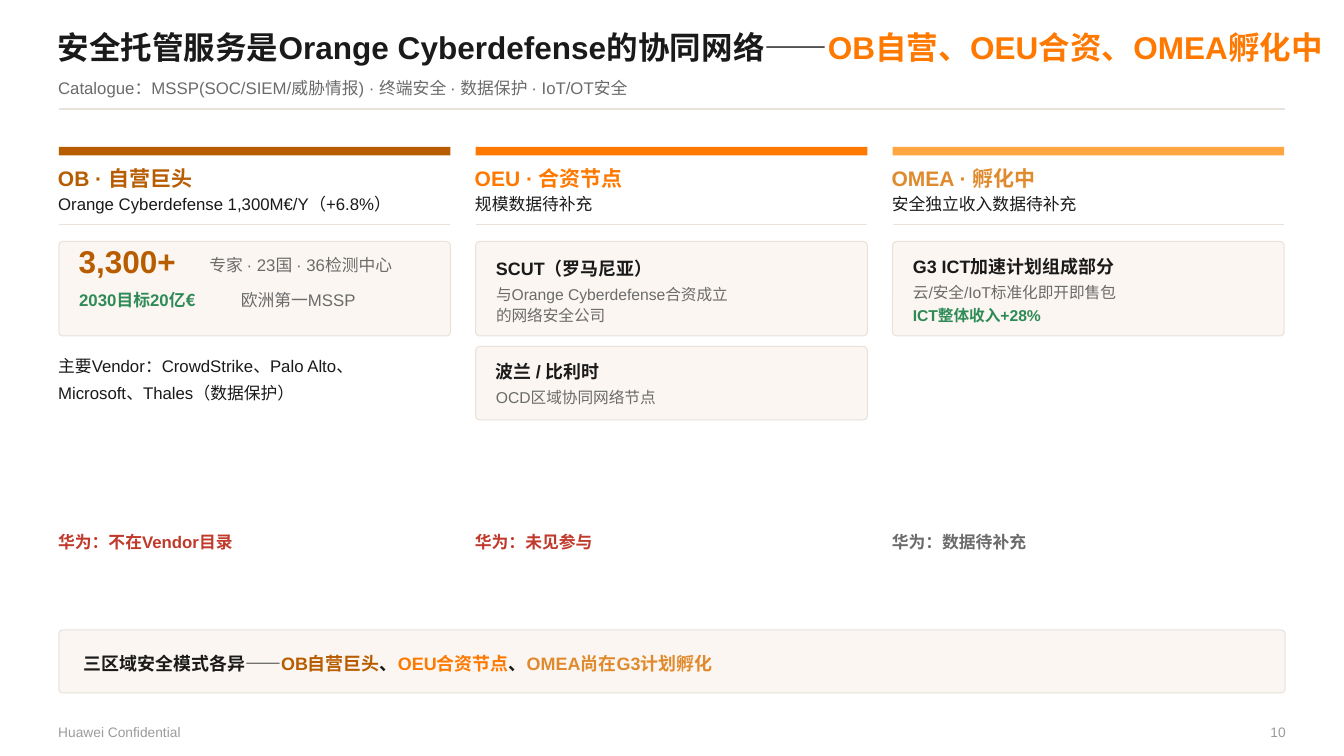
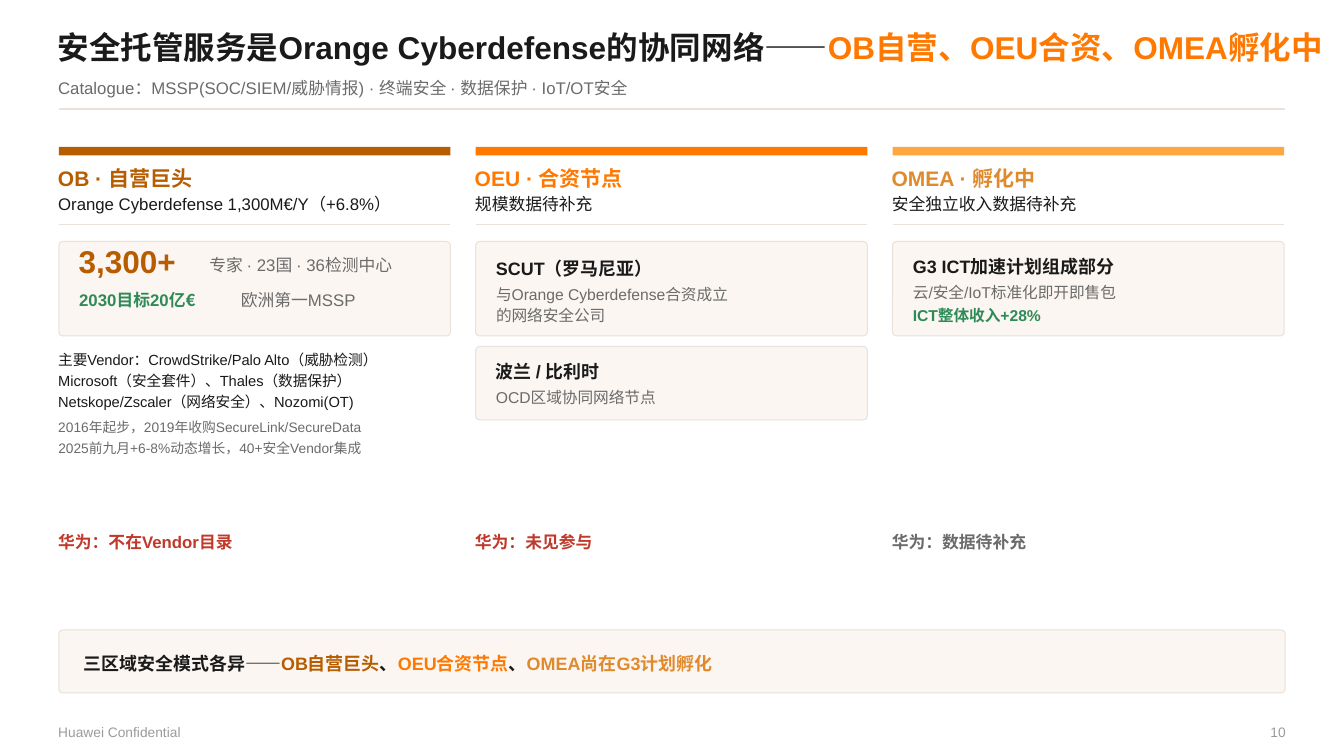
Before and after one commit to Chaoding1215/Claude, a slide deck: slide 10 of reference/Orange Business 三大区域B2B业务洞察 20260703.pptx. Drawn at 1344x756 pixels with LibreOffice and Linux fonts; fonts in the diff are those of the drawing. Boxes give left, top, right and bottom in pixels: in the first picture for what was removed or moved away, otherwise in the second. Text is boxed around its words. In the diff, an @@ line names an element or a change of style, - is before the commit and + after.

```diff
--- a/reference/Orange Business 三大区域B2B业务洞察 20260703.pptx
+++ b/reference/Orange Business 三大区域B2B业务洞察 20260703.pptx
@@ text at bbox=[58, 353, 377, 367]: text changed; size 12 to 10.5 pt @@
-主要Vendor：CrowdStrike、Palo Alto、
+主要Vendor：CrowdStrike/Palo Alto（威胁检测）
@@ text at bbox=[58, 374, 351, 388]: text changed; size 12 to 10.5 pt @@
-Microsoft、Thales（数据保护）
+Microsoft（安全套件）、Thales（数据保护）
@@ text added at bbox=[58, 395, 354, 410], 10.5 pt, text #1A1A1A @@
+Netskope/Zscaler（网络安全）、Nozomi(OT)
@@ text added at bbox=[58, 421, 361, 433], 9.8 pt, text #6B6B6B @@
+2016年起步，2019年收购SecureLink/SecureData
@@ text added at bbox=[58, 442, 361, 454], 9.8 pt, text #6B6B6B @@
+2025前九月+6-8%动态增长，40+安全Vendor集成
```
Also in this commit, not shown: 8 other slides changed, 1 slide added, 1 slide removed, 1 other file.
